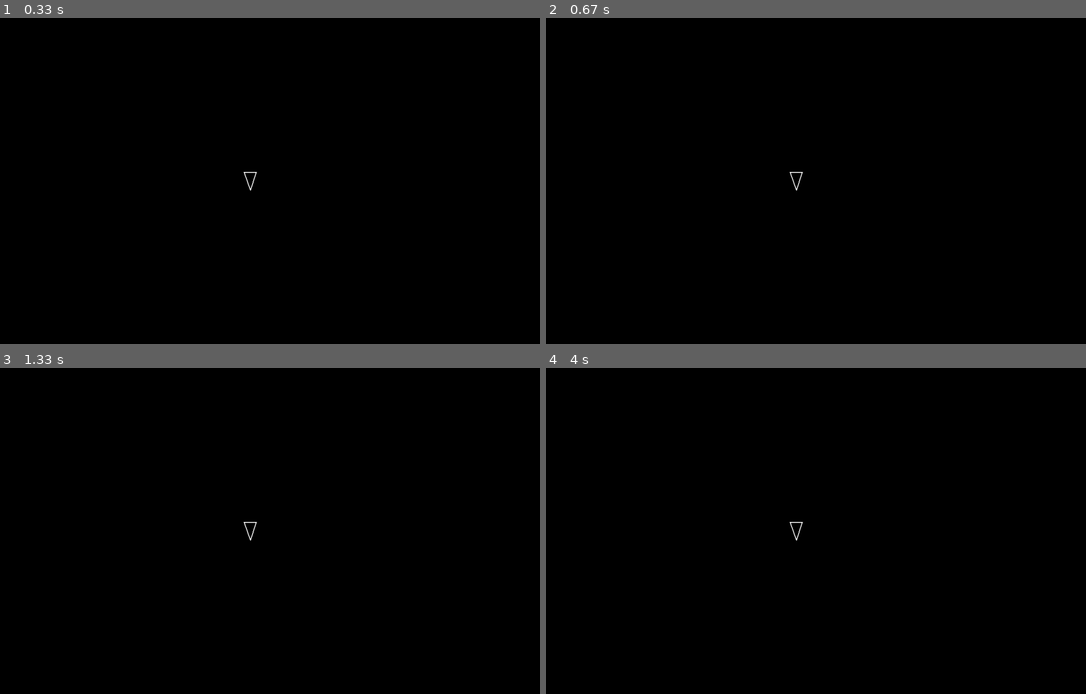
Above: before the commit, frames 1-4 (two rows, left to right).
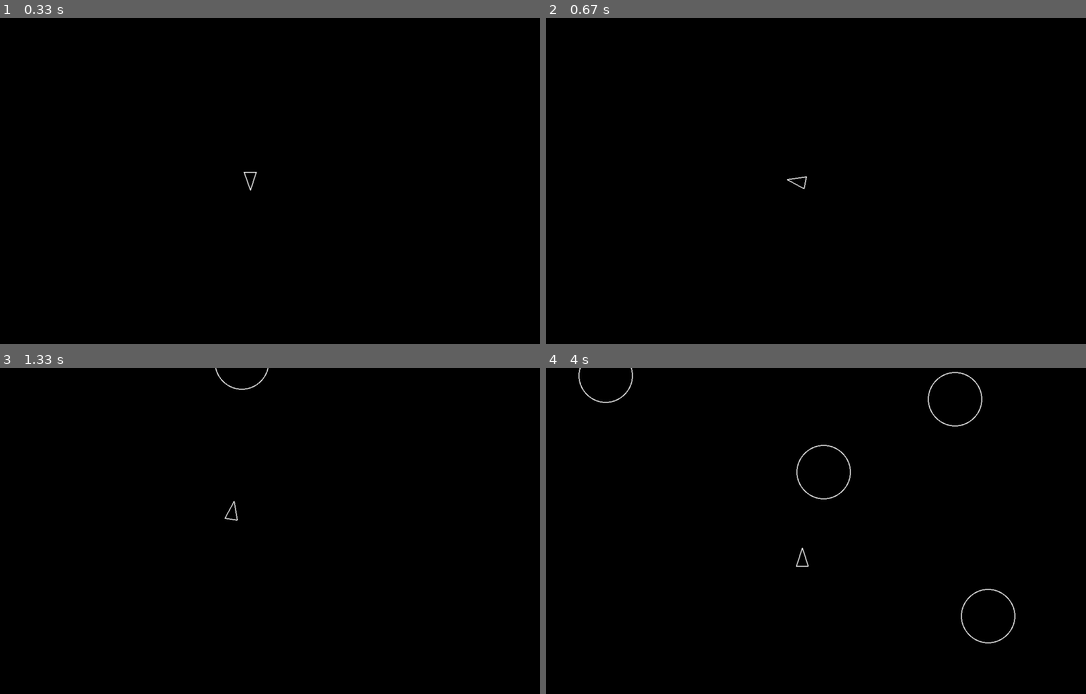
Above: after the commit, the same moments.

Repository: hewitt205/AsteroidsPygame
Game: pygame game, started from main.py
Two runs of this game, one before a commit and one after it. Both use one fixed random seed, a clock stepped at 60 frames per second and the inputs below.
Inputs:
- Up to frame 1 (0.33 s): no input
- Up to frame 2 (0.67 s): hold D from 0.33 s (still down)
- Up to frame 3 (1.33 s): release D at 0.8 s; hold W 0.83-1.13 s; hold D from 1.17 s (still down)
- Up to frame 4 (4 s): release D at 1.63 s; hold A 1.67-2.2 s; hold S 2.23-2.53 s; hold A 2.57-2.97 s; hold W 3-3.37 s; hold D from 3.4 s (still down)

Frame 1 is identical in both runs. In frame 2, less than 0.1% of the frame differs, in the area x 44-49%, y 47-53%; in frame 3, 0.1%; in frame 4, 0.6%, in the area x 5-87%, y 0-85%.

Commit message:
adding asteroid classes

Diff:
--- a/Build an Asteroids Game.txt
+++ b/Build an Asteroids Game.txt
@@ -236,3 +236,226 @@
 Later you'll write subclasses of CircleShape and override the draw and update methods with the logic for that particular game object.
 
 Run the CLI tests from the root of the project.
+
+Draw Player
+Let's draw a spaceship for the player!
+
+Assignment
+Add this line to constants.py to define the size of the player's ship:
+PLAYER_RADIUS = 20
+
+Create a new file called player.py with a Player class that inherits from CircleShape.
+
+The Player constructor should take x and y integers as input, then:
+
+Call the parent class's constructor, also passing in PLAYER_RADIUS
+Create a field called rotation, initialized to 0
+Paste this triangle method into your Player class:
+
+# in the player class
+def triangle(self):
+    forward = pygame.Vector2(0, 1).rotate(self.rotation)
+    right = pygame.Vector2(0, 1).rotate(self.rotation + 90) * self.radius / 1.5
+    a = self.position + forward * self.radius
+    b = self.position - forward * self.radius - right
+    c = self.position - forward * self.radius + right
+    return [a, b, c]
+
+A player will look like a triangle, even though we'll use a circle to represent its hitbox. The math of drawing a triangle can be a bit fiddly, so we've written the method for you.
+
+To draw the player, override the draw method of CircleShape. It should take the screen object as a parameter, and call pygame.draw.polygon. It takes:
+The screen object
+A color (use "white")
+A list of points (use self.triangle() that we provided for you)
+A line width (use 2)
+In your main function, instantiate a Player object. You can pass these values to the constructor to spawn it in the middle of the screen:
+x = SCREEN_WIDTH / 2
+y = SCREEN_HEIGHT / 2
+Lastly, we need to re-render the player on the screen each frame, meaning inside our game loop. Use the player.draw(screen) method we just added to do so.
+Run the game. If everything worked, you should see a black screen with a white triangle in the middle. Progress!
+
+Tip
+Draw the player after filling the screen with black, but before flipping the screen.
+
+Moving Around
+We want the spaceship to be able to move; but what does that mean specifically? Let's break it down:
+
+If we press the move-left key, the ship should rotate to the left.
+If we press the move-right key, the ship should rotate to the right.
+If we press the move-forward key, the ship should move forward.
+If we press the move-backward key, the ship should move backward.
+Left and right seem pretty similar. Let's try to write a small function to tackle those first!
+
+Assignment
+Create a new constant in constants.py to represent the player's turn speed. I named mine PLAYER_TURN_SPEED, and gave it a value of 300.
+Add a new method to the Player class called rotate. It's going to take one argument: dt (I told you we'd use it!). When it's called, it should add PLAYER_TURN_SPEED * dt to the player's current rotation.
+Paste in the following update method to the Player class:
+    def update(self, dt):
+        keys = pygame.key.get_pressed()
+
+        if keys[pygame.K_a]:
+            # ?
+        if keys[pygame.K_d]:
+            # ?
+
+If you're using a non-QWERTY keyboard, you may want to change the keybindings in the code to something other than the W, A, S and D keys.
+
+Update the missing lines to call the rotate method with the dt argument. To go left instead of right when a is pressed, you'll need to reverse dt... how can you do that...?
+Hook the update method into the game loop by calling it on the player object each frame before rendering.
+Run the game and make sure the a and d keys rotate the player left and right respectively.
+
+Moving
+Now instead of rotating, we need the ship to move back and forth with the W and S keys.
+
+Assignment
+Create a new constant in constants.py to represent the player speed. I named mine PLAYER_SPEED, and gave it a value of 200.
+Add a new method to the Player class called .move(). It takes one argument: dt. We want to modify the player's position; but first, we need to do a little bit of math.
+We start with a unit vector pointing straight up from (0, 0) to (0, 1).
+We rotate that vector by the player's rotation, so it's pointing in the direction the player is facing.
+We multiply by PLAYER_SPEED * dt. A larger vector means faster movement.
+Add the vector to our position to move the player.
+Vector Math
+
+This is a course on programming, not vector math, so we've done the math for you. All those words boil down to these two lines of code:
+
+forward = pygame.Vector2(0, 1).rotate(self.rotation)
+self.position += forward * PLAYER_SPEED * dt
+
+Modify the update method in the Player class to call the move method when the W or S keys are pressed.
+Run the game. You should now be able to fly around the screen with the W, A, S, and D keys!
+
+Groups
+Currently, we manually call .update() and .draw() on the player object, which means our game loop is going to get more and more cluttered as we add additional objects to the game. Fortunately, pygame has a solution!
+
+The Group class is a container that holds and manages multiple game objects. We can organize our objects into various groups to track them more easily.
+
+You can think of them as a sort of Venn diagram. An object can be in multiple groups at the same time! Eventually, our game's groups will look something like this:
+
+Venn-diagram of the groups we will eventually have
+
+Creating and Using Groups
+You can create a new empty group like this:
+
+my_group = pygame.sprite.Group()
+
+To add all instances of a Player to two groups, group_a and group_b in this example, we add a class variable (or static field) called containers to the class just like so (with literally this one line, you don't need to bother with adding this field to the class declaration):
+
+Player.containers = (group_a, group_b)
+
+After changing a static field like containers, make sure to create all Player objects after the change. This way, they will be correctly added to the groups.
+
+You can iterate over objects in a group just like any other collection in Python:
+
+for thing in group:
+    thing.do_something(some_value)
+
+You may also call the .update() method for every member of a group by calling it on the group itself:
+
+group.update(dt)
+
+Assignment
+Before the game loop starts:
+
+Create two groups in main.py:
+updatable - all the objects that can be updated
+drawable - all the objects that can be drawn
+Set both groups as containers for the Player.
+Change the game loop to use the new groups instead of the Player object directly.
+Call the .update() method on the "updatables" group.
+Loop over all "drawables" and .draw() them individually.
+Run the game. It should look and behave the same as before, but now we're using groups to manage our objects.
+
+******** NOTE *********
+ok, could you explain a bit more about why setting the class variable is set in the main.py file with the single line rather than in the class with having the groups passed in?
+
+Boots
+That's a fantastic question!
+
+The approach of setting the class variable containers directly in main.py rather than within the Player class definition follows a particular design philosophy in pygame's sprite system:
+
+Separation of concerns: By setting the containers in main.py, the Player class itself doesn't need to know which specific groups it belongs to. This keeps the Player class focused on player behavior, not group management.
+
+Flexibility across different scenarios: The same Player class can be used in different contexts (like menus, different levels, testing) where it might need to belong to different groups. By setting the containers outside the class, you don't hard-code this relationship.
+
+Runtime configuration: You might want to change which groups a sprite belongs to during the game. Setting the containers externally makes this easier to manage.
+
+Pygame's design pattern: This is specifically how pygame's Sprite system was designed to work. The Sprite class constructor automatically adds itself to all groups in its class's containers attribute when instantiated.
+
+Think of it like this: The Player class defines what a player is and how it behaves. The code in main.py decides where that player exists in the organizational structure of your game.
+
+This pattern is somewhat unusual compared to standard OOP practices, but it's an effective way to handle the complex relationships between game objects in pygame's sprite system.
+
+*************************
+
+Asteroids
+It's arguable that a critical part of Asteroids is the... well, asteroids. Let's create another class to represent an asteroid.
+
+Assignment
+Create a new class called Asteroid in a new file called asteroid.py. The class should inherit from CircleShape
+Add a constructor with this signature:
+def __init__(self, x, y, radius):
+
+Override the draw() method to draw the asteroid as a pygame.draw.circle. Use its position, radius, and a width of 2
+Override the update() method so that it moves in a straight line at constant speed. On each frame, it should add (self.velocity * dt) to its position (get self.velocity from its parent class, CircleShape).
+In the initialization code in main (before the game loop starts), create a new pygame.sprite.Group which will contain all of the asteroids.
+Like we did with the Player class, set the static containers field of the Asteroid class to the new asteroids group, as well as the updatable and drawable groups.
+Asteroid.containers = (asteroids, updatable, drawable)
+
+This ensures that every instance of the Asteroid class is automatically added to these groups upon creation.
+
+We've written an AsteroidField class for you: it contains logic for spawning new asteroids. Create a new file called asteroidfield.py, and import it in your main.py file. Paste in this code:
+import pygame
+import random
+from asteroid import Asteroid
+from constants import *
+
+
+class AsteroidField(pygame.sprite.Sprite):
+    edges = [
+        [
+            pygame.Vector2(1, 0),
+            lambda y: pygame.Vector2(-ASTEROID_MAX_RADIUS, y * SCREEN_HEIGHT),
+        ],
+        [
+            pygame.Vector2(-1, 0),
+            lambda y: pygame.Vector2(
+                SCREEN_WIDTH + ASTEROID_MAX_RADIUS, y * SCREEN_HEIGHT
+            ),
+        ],
+        [
+            pygame.Vector2(0, 1),
+            lambda x: pygame.Vector2(x * SCREEN_WIDTH, -ASTEROID_MAX_RADIUS),
+        ],
+        [
+            pygame.Vector2(0, -1),
+            lambda x: pygame.Vector2(
+                x * SCREEN_WIDTH, SCREEN_HEIGHT + ASTEROID_MAX_RADIUS
+            ),
+        ],
+    ]
+
+    def __init__(self):
+        pygame.sprite.Sprite.__init__(self, self.containers)
+        self.spawn_timer = 0.0
+
+    def spawn(self, radius, position, velocity):
+        asteroid = Asteroid(position.x, position.y, radius)
+        asteroid.velocity = velocity
+
+    def update(self, dt):
+        self.spawn_timer += dt
+        if self.spawn_timer > ASTEROID_SPAWN_RATE:
+            self.spawn_timer = 0
+
+            # spawn a new asteroid at a random edge
+            edge = random.choice(self.edges)
+            speed = random.randint(40, 100)
+            velocity = edge[0] * speed
+            velocity = velocity.rotate(random.randint(-30, 30))
+            position = edge[1](random.uniform(0, 1))
+            kind = random.randint(1, ASTEROID_KINDS)
+            self.spawn(ASTEROID_MIN_RADIUS * kind, position, velocity)
+
+In the main.py file, set the static containers field of the AsteroidField class to only the updatable group (it's not drawable, and it's not an asteroid itself).
+Create a new AsteroidField object in the initialization code.
+Run the game and make sure asteroids are spawning and moving across the screen, and that you didn't break your ship in the process.
--- /dev/null
+++ b/asteroid.py
@@ -0,0 +1,12 @@
+import pygame
+from circleshape import CircleShape
+
+class Asteroid(CircleShape):
+    def __init__(self, x, y, radius):
+        super().__init__(x, y, radius)
+
+    def draw(self, screen):
+        pygame.draw.circle(screen, "white", self.position, self.radius, 2)
+
+    def update(self, dt):
+        self.position += (self.velocity * dt)
--- /dev/null
+++ b/asteroidfield.py
@@ -0,0 +1,51 @@
+import pygame
+import random
+from asteroid import Asteroid
+from constants import *
+
+
+class AsteroidField(pygame.sprite.Sprite):
+    edges = [
+        [
+            pygame.Vector2(1, 0),
+            lambda y: pygame.Vector2(-ASTEROID_MAX_RADIUS, y * SCREEN_HEIGHT),
+        ],
+        [
+            pygame.Vector2(-1, 0),
+            lambda y: pygame.Vector2(
+                SCREEN_WIDTH + ASTEROID_MAX_RADIUS, y * SCREEN_HEIGHT
+            ),
+        ],
+        [
+            pygame.Vector2(0, 1),
+            lambda x: pygame.Vector2(x * SCREEN_WIDTH, -ASTEROID_MAX_RADIUS),
+        ],
+        [
+            pygame.Vector2(0, -1),
+            lambda x: pygame.Vector2(
+                x * SCREEN_WIDTH, SCREEN_HEIGHT + ASTEROID_MAX_RADIUS
+            ),
+        ],
+    ]
+
+    def __init__(self):
+        pygame.sprite.Sprite.__init__(self, self.containers)
+        self.spawn_timer = 0.0
+
+    def spawn(self, radius, position, velocity):
+        asteroid = Asteroid(position.x, position.y, radius)
+        asteroid.velocity = velocity
+
+    def update(self, dt):
+        self.spawn_timer += dt
+        if self.spawn_timer > ASTEROID_SPAWN_RATE:
+            self.spawn_timer = 0
+
+            # spawn a new asteroid at a random edge
+            edge = random.choice(self.edges)
+            speed = random.randint(40, 100)
+            velocity = edge[0] * speed
+            velocity = velocity.rotate(random.randint(-30, 30))
+            position = edge[1](random.uniform(0, 1))
+            kind = random.randint(1, ASTEROID_KINDS)
+            self.spawn(ASTEROID_MIN_RADIUS * kind, position, velocity)
--- a/constants.py
+++ b/constants.py
@@ -7,3 +7,5 @@
 ASTEROID_MAX_RADIUS = ASTEROID_MIN_RADIUS * ASTEROID_KINDS
 
 PLAYER_RADIUS = 20
+PLAYER_TURN_SPEED = 300
+PLAYER_SPEED = 200
--- a/main.py
+++ b/main.py
@@ -3,11 +3,23 @@
 import pygame
 from constants import *
 from player import Player
+from asteroid import Asteroid
+from asteroidfield import AsteroidField
 
 def main():
     pygame.init()
     screen = pygame.display.set_mode((SCREEN_WIDTH, SCREEN_HEIGHT))
     clock = pygame.time.Clock()
+
+    updatable = pygame.sprite.Group() # creates the groups
+    drawable = pygame.sprite.Group()
+    asteroids = pygame.sprite.Group()
+
+    Player.containers = (updatable, drawable) # set the containers for the player class
+    Asteroid.containers = (asteroids, updatable, drawable)
+    AsteroidField.containers = (updatable)
+    asteroid_field = AsteroidField()
+
     dt = 0
     player = Player(SCREEN_WIDTH / 2, SCREEN_HEIGHT / 2)
 
@@ -16,8 +28,14 @@
         for event in pygame.event.get():
             if event.type == pygame.QUIT:
                 return
+
+        updatable.update(dt) # ship moves
+
         screen.fill("black")
-        player.draw(screen)
+
+        for d in drawable:
+            d.draw(screen)
+
         pygame.display.flip() #display updated screen - run at end of loop
 
         #limits FPS to 60
--- a/player.py
+++ b/player.py
@@ -10,7 +10,6 @@
     def draw(self, screen):
         pygame.draw.polygon(screen, "white", self.triangle(), 2)
 
-
     def triangle(self):
         forward = pygame.Vector2(0, 1).rotate(self.rotation)
         right = pygame.Vector2(0, 1).rotate(self.rotation + 90) * self.radius / 1.5
@@ -18,3 +17,24 @@
         b = self.position - forward * self.radius - right
         c = self.position - forward * self.radius + right
         return [a, b, c]
+
+    def update(self, dt):
+        keys = pygame.key.get_pressed()
+
+        if keys[pygame.K_a]:
+            # go left
+            self.rotate(-dt)
+        if keys[pygame.K_d]:
+            # go right
+            self.rotate(dt)
+        if keys[pygame.K_w]:
+            self.move(dt)
+        if keys[pygame.K_s]:
+            self.move(-dt)
+
+    def rotate(self, dt):
+        self.rotation += (PLAYER_TURN_SPEED * dt)
+
+    def move(self, dt):
+        forward = pygame.Vector2(0, 1).rotate(self.rotation)
+        self.position += forward * PLAYER_SPEED * dt
